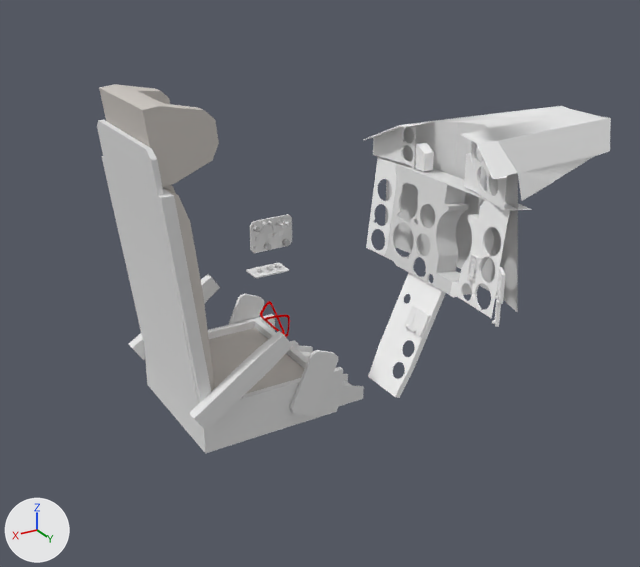
An edit to the Blender file Cockpit.blend, drawn before and after from the same camera.
Rendered twice from a 50 mm lens placed at (-2.15, 2.26, 1.65), pointed at (-3.52, -0.03, 0.51). Lighting does not change. The marker at lower left points along +X, +Y and +Z.

In view in the first picture: 'base', 'cage', 'panelBottom', 'panelLeft', 'panelMain', 'panelRight', 'panelTopLeft', 'panelTopRight', 'seat', 'shroud'.
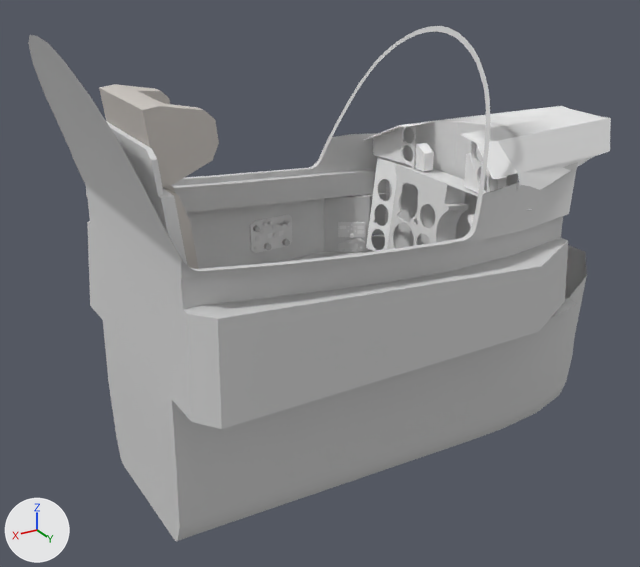
Where the newer file only moved an object's origin or applied its transform, the numbers keep the older frame.

Pixel boxes (x1, y1, x2, y2) of what changed, in the pictures (640 x 567 px):
```json
{"object": "cockpit", "change": "shown", "after": [28, 26, 587, 541]}
{"object": "flapgearindicatorpanel", "change": "added", "after": [338, 222, 366, 237]}
{"object": "Plane", "change": "added", "after": [338, 238, 365, 252]}
{"object": "cage", "change": "unchanged, covered by the edit", "before": [97, 120, 364, 453], "after": [106, 121, 187, 265]}
{"object": "panelBottom", "change": "unchanged, covered by the edit", "before": [368, 273, 446, 398]}
{"object": "panelRight", "change": "unchanged, covered by the edit", "before": [450, 199, 532, 318], "after": [468, 209, 532, 227]}
```

Edits to the scene script, one JSON object a line:
```json
{"op": "add", "block": "mat_metal_001", "code": ["mat_metal_001 = diffuse_material('metal.001')", "mat_metal_001.base_color = (0.699, 0.699, 0.699)  # light grey #dadada"]}
{"op": "add", "block": "mat_flapgearindicatormetal", "code": ["mat_flapgearindicatormetal = diffuse_material('flapgearindicatormetal')", "mat_flapgearindicatormetal.base_color = (0.8, 0.8, 0.8)  # white #e7e7e7"]}
{"op": "add", "block": "me_plane_000", "code": ["me_plane_000 = bpy.data.meshes.new('Plane.000')", "me_plane_000.from_pydata(...)  # 24 vertices, 22 faces; spans x -0.011..-0.0034, y -0.0225..0.033, z -0.0428..0.0589", "me_plane_000.polygons.foreach_set('use_smooth', [True] * 22)", "me_plane_000.materials.append(mat_metal_001)  # its picture is missing"]}
{"op": "add", "block": "me_plane", "code": ["me_plane = bpy.data.meshes.new('Plane')", "me_plane.from_pydata(...)  # 320 vertices, 166 faces; spans x -1.39..1.39, y -0.8..0.8, z -0.06..0.06", "me_plane.polygons.foreach_set('use_smooth', [True] * 166)", "me_plane.materials.append(mat_flapgearindicatormetal)  # its picture is missing"]}
{"op": "remove", "block": "ob_cockpit", "code": "ob_cockpit.hide_viewport = True"}
{"op": "add", "block": "ob_plane", "code": ["ob_plane = bpy.data.objects.new('Plane', me_plane_000)", "ob_plane.location = (-3.88, -0.37, 0.451)", "ob_plane.rotation_euler = (1.571, 0.0, 1.006)  # degrees (90, 0, 58)", "ob_plane.show_transparent = True"]}
{"op": "add", "block": "ob_flapgearindicatorpanel", "code": ["ob_flapgearindicatorpanel = bpy.data.objects.new('flapgearindicatorpanel', me_plane)", "ob_flapgearindicatorpanel.location = (-3.877, -0.382, 0.518)", "ob_flapgearindicatorpanel.rotation_euler = (-1.571, 0.0, 5.718)  # degrees (-90, 0, 328)", "ob_flapgearindicatorpanel.scale = (0.0368, 0.0368, 0.0368)"]}
```
